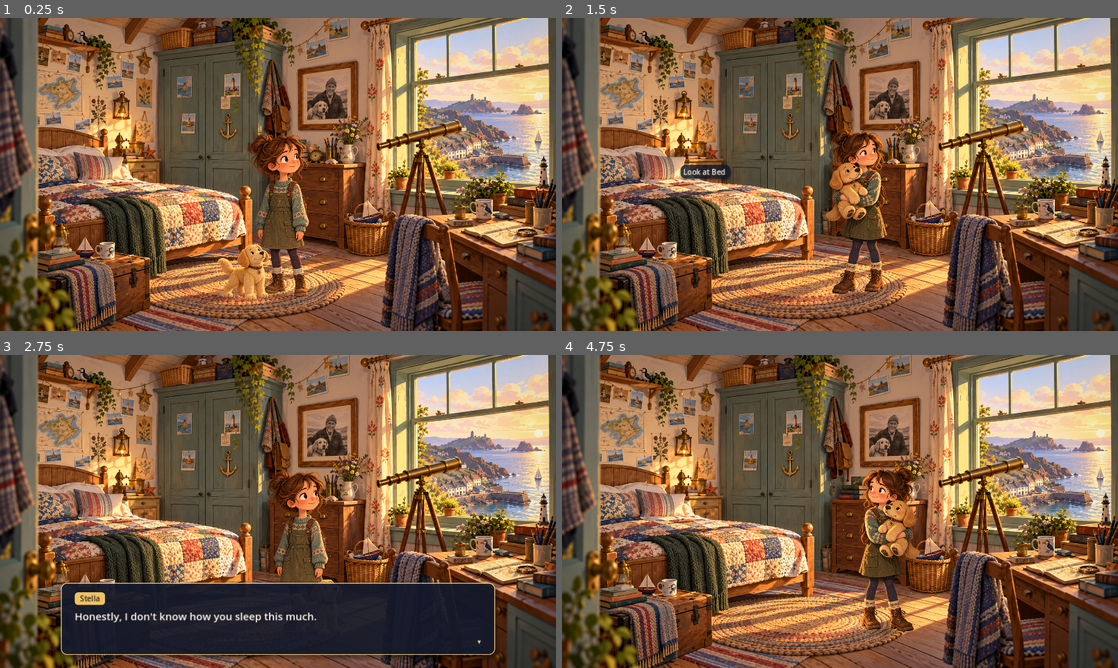
Above: before the commit, frames 1-4 (two rows, left to right).
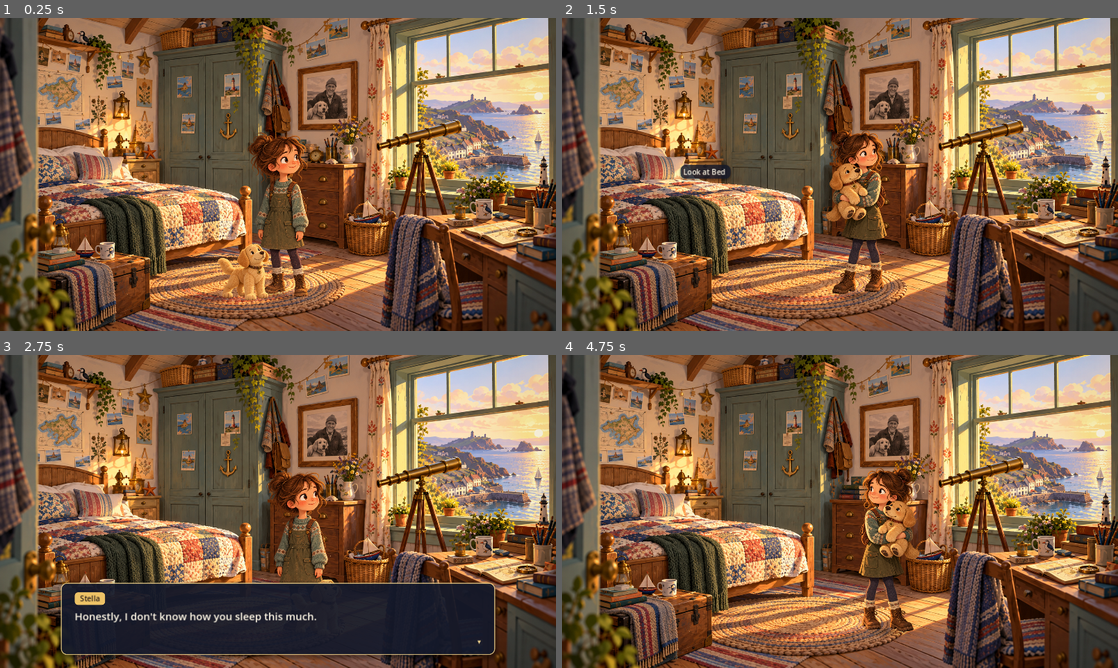
Above: after the commit, the same moments.

Repository: samjm000/Fellwell_island
Game: Godot game, scene res://scenes/rooms/stellas_room.tscn
Two runs of this game, one before a commit and one after it. Both use one fixed random seed, a clock stepped at 60 frames per second and the inputs below.
Inputs (mouse positions are in pixels of both pictures, inside the frame that each line leads up to):
- Up to frame 1 (0.25 s): no input
- Up to frame 2 (1.5 s): tap Enter at 0.5 s; move the mouse to (962, 158) at 0.52 s; hold E (interact) 0.53-1.28 s; hold D (move_right) from 0.53 s (still down); click (962, 158) at 0.67 s; tap Space (ui_select) at 0.77 s; move the mouse to (728, 190) at 1.27 s; tap E (interact) at 1.35 s
- Up to frame 3 (2.75 s): tap Space (ui_select) at 1.52 s; move the mouse to (333, 442) at 2.02 s; release D (move_right) at 2.03 s; hold A (move_left) from 2.03 s (still down); hold E (interact) from 2.03 s (still down)
- Up to frame 4 (4.75 s): tap Space (ui_select) at 2.75, 3.02, 3.77, 4.52 s; move the mouse to (812, 574) at 2.77 s; release A (move_left) at 2.78 s; release E (interact) at 2.78 s; hold D (move_right) 2.78-4.28 s; tap E (interact) at 2.85, 4.35 s; click (812, 574) at 2.92 s; move the mouse to (1006, 558) at 3.52 s; hold E (interact) 3.53-4.28 s; tap Enter at 4.25 s; move the mouse to (673, 464) at 4.27 s; hold A (move_left) from 4.28 s (still down)

The runs differ from the first frame. In frame 1, 0.9% of the frame differs, in the area x 39-56%, y 36-90%; in frame 2, 1.0%; in frame 3, 0.8%; in frame 4, 1.0%, in the area x 53-65%, y 35-88%.

Commit message:
feat: add perspective character scaling
A RoomPerspective node in Stella's room maps floor depth to a subtle scale:
0.92 at the back of the walkable area to 1.05 at the front (about 1.0 where
the art was sized). Stella's art and shadow scale about her feet, so she stays
planted, and the carried-Lemon overlay scales with her because it is inside
her art. Lemon on the floor is sized for where she sits, and her carried
hotspot follows Stella's scale. Rooms without a RoomPerspective keep authored
sizes.

Fixes found while testing depth:
- WalkableFloor insets the outline by Stella's real feet rectangle (which sits
  above her origin), so the back of the floor is reachable instead of ending
  paths 3 px inside the wall
- a click-walk that slides along a wall without getting closer to its waypoint
  now gives up after stuck_timeout instead of jittering forever

tests/run_tests.sh re-imports automatically when scripts or assets are newer
than the last import, so new class_names are registered.

Co-Authored-By: Claude Opus 5.5 <noreply@anthropic.com>

Diff:
--- a/scenes/rooms/stellas_room.tscn
+++ b/scenes/rooms/stellas_room.tscn
@@ -19,6 +19,7 @@
 [ext_resource type="Resource" path="res://data/dialogue/stellas_room/photograph.tres" id="17_photograph"]
 [ext_resource type="Script" path="res://scripts/rooms/walkable_floor.gd" id="18_walkable_floor"]
 [ext_resource type="Script" path="res://scripts/systems/point_and_click_input.gd" id="19_point_and_click"]
+[ext_resource type="Script" path="res://scripts/rooms/room_perspective.gd" id="20_room_perspective"]
 
 [sub_resource type="CanvasItemMaterial" id="CanvasItemMaterial_add"]
 blend_mode = 1
@@ -1423,6 +1424,9 @@
 day_occasional = PackedStringArray("gull", "room_creak")
 night_occasional = PackedStringArray("room_creak")
 
+[node name="Perspective" type="Node" parent="."]
+script = ExtResource("20_room_perspective")
+
 [node name="PointAndClick" type="Node" parent="." node_paths=PackedStringArray("player")]
 unique_name_in_owner = true
 script = ExtResource("19_point_and_click")
--- a/scripts/characters/stella.gd
+++ b/scripts/characters/stella.gd
@@ -10,8 +10,9 @@
 ## PlayerControl.keyboard_debug_enabled().
 ##
 ## Movement is tuned for a side-on adventure room: vertical movement is slower so
-## walking up/down reads as stepping into or out of the room. The node's origin is
-## at her feet so Y-sorting against furniture works.
+## walking up/down reads as stepping into or out of the room, and the room's
+## RoomPerspective makes her slightly smaller at the back. The node's origin is at
+## her feet so Y-sorting against furniture works and scaling keeps her planted.
 
 ## Re-emitted from the detector so UI can follow focus without reaching into Stella.
 signal focused_interactable_changed(interactable: Interactable)
@@ -26,7 +27,8 @@
 @export var footstep_sfx: StringName = &"footstep"
 ## Distance walked between footstep sounds.
 @export var footstep_spacing: float = 42.0
-## A click-walk that makes no progress for this long (blocked) gives up.
+## A click-walk that gets no closer to its next waypoint for this long (blocked)
+## gives up.
 @export var stuck_timeout: float = 0.3
 
 ## 1.0 when facing right, -1.0 when facing left.
@@ -42,9 +44,12 @@
 ## Used on arrival at the end of the current path, if any.
 var _pending_interactable: Interactable = null
 var _stuck_time: float = 0.0
+var _closest_to_waypoint: float = INF
 
 @onready var _art: CharacterArt = %Visual
 @onready var _interaction_detector: InteractionDetector = %InteractionDetector
+@onready var _shadow: Node2D = $Shadow
+@onready var _shadow_scale: Vector2 = _shadow.scale
 
 
 func _ready() -> void:
@@ -52,6 +57,7 @@
 	GameState.lemon_carried_changed.connect(_on_lemon_carried_changed)
 	PlayerControl.control_changed.connect(_on_control_changed)
 	_on_lemon_carried_changed(GameState.is_lemon_carried)
+	_update_depth_scale()
 
 
 ## Walks to the floor point nearest `world_point`. Returns false if there is no
@@ -103,10 +109,11 @@
 		var target_velocity := Vector2(keyboard_direction.x, keyboard_direction.y * depth_speed_scale) * walk_speed
 		velocity = velocity.move_toward(target_velocity, acceleration * delta)
 	move_and_slide()
+	_update_depth_scale()
 
 	var speed := get_real_velocity().length()
 	if is_walking():
-		_check_progress(speed, delta)
+		_check_progress(delta)
 	if absf(velocity.x) > 1.0:
 		facing = signf(velocity.x)
 	_art.is_moving = speed > 20.0
@@ -132,12 +139,14 @@
 	_path[_path.size() - 1] = destination
 	_path_index = 0
 	_stuck_time = 0.0
+	_closest_to_waypoint = INF
 	return true
 
 
 func _path_velocity(delta: float) -> Vector2:
 	while _path_index < _path.size() and global_position.distance_to(_path[_path_index]) < 0.5:
 		_path_index += 1
+		_closest_to_waypoint = INF
 	if _path_index >= _path.size():
 		_finish_path()
 		return Vector2.ZERO
@@ -155,8 +164,12 @@
 	return direction * speed
 
 
-func _check_progress(speed: float, delta: float) -> void:
-	if speed > 5.0:
+# Measured as distance to the waypoint rather than speed: sliding along a wall
+# can keep her moving without getting anywhere.
+func _check_progress(delta: float) -> void:
+	var distance := global_position.distance_to(_path[_path_index])
+	if distance < _closest_to_waypoint - 1.0:
+		_closest_to_waypoint = distance
 		_stuck_time = 0.0
 		return
 	_stuck_time += delta
@@ -186,6 +199,12 @@
 		target.trigger(self)
 
 
+func _update_depth_scale() -> void:
+	var depth := RoomPerspective.scale_for(self)
+	_art.depth_scale = depth
+	_shadow.scale = _shadow_scale * depth
+
+
 func _update_footsteps(distance: float) -> void:
 	if distance <= 0.01:
 		_distance_since_footstep = footstep_spacing * 0.6 # First step lands soon after starting.
--- a/scripts/interactables/lemon.gd
+++ b/scripts/interactables/lemon.gd
@@ -31,11 +31,17 @@
 		# Entering a room already carrying Lemon (future room transitions).
 		_carrier = get_tree().get_first_node_in_group("player") as Node2D
 	_on_lemon_carried_changed(GameState.is_lemon_carried)
+	if not GameState.is_lemon_carried:
+		_apply_floor_depth()
 
 
 func _physics_process(_delta: float) -> void:
 	if _carrier != null:
 		global_position = _carrier.global_position
+		# In Stella's arms she scales with Stella; keep the hotspot on her there.
+		var depth := RoomPerspective.scale_for(self)
+		_hotspot_node.position = carried_hotspot_offset * depth
+		_hotspot_node.scale = Vector2.ONE * depth
 
 
 func interact(actor: Node2D) -> void:
@@ -60,6 +66,15 @@
 	_carrier = null
 	global_position = actor.global_position + Vector2(put_down_offset.x * facing, put_down_offset.y)
 	GameState.is_lemon_carried = false
+	_apply_floor_depth()
+
+
+## On the floor she is sized for where she sits, like Stella.
+func _apply_floor_depth() -> void:
+	var depth := RoomPerspective.scale_for(self)
+	_visual.scale = Vector2.ONE * depth
+	_hotspot_node.position = Vector2.ZERO
+	_hotspot_node.scale = Vector2.ONE * depth
 
 
 func _on_lemon_carried_changed(is_carried: bool) -> void:
@@ -67,7 +82,6 @@
 	interaction_prompt = "Put down" if is_carried else "Pick up"
 	interaction_priority = -10 if is_carried else 0
 	prompt_offset = carried_prompt_offset if is_carried else _resting_prompt_offset
-	_hotspot_node.position = carried_hotspot_offset if is_carried else Vector2.ZERO
 	# Above anything Stella stands in front of, so clicking her arms means Lemon.
 	hotspot_priority = 10 if is_carried else 0
 	set_physics_process(is_carried)
--- /dev/null
+++ b/scripts/rooms/room_perspective.gd
@@ -0,0 +1,32 @@
+class_name RoomPerspective
+extends Node
+## How large characters appear at each depth of a room: slightly smaller at the
+## back of the floor, slightly larger at the front. Characters scale about their
+## feet, so they stay planted.
+##
+## Add one to a room and tune it there; characters find it through its group.
+## Rooms without one show characters at their authored size.
+
+const GROUP := &"room_perspective"
+
+## Floor y (feet) at the back of the walkable area, and the scale there.
+@export var far_y: float = 553.0
+@export var far_scale: float = 0.92
+## Floor y at the front of the walkable area, and the scale there.
+@export var near_y: float = 704.0
+@export var near_scale: float = 1.05
+
+
+func _enter_tree() -> void:
+	add_to_group(GROUP)
+
+
+## Scale for feet at `y`, clamped to the far/near range.
+func scale_at(y: float) -> float:
+	return lerpf(far_scale, near_scale, clampf(inverse_lerp(far_y, near_y, y), 0.0, 1.0))
+
+
+## The perspective of the room `node` is in; 1.0 everywhere if it has none.
+static func scale_for(node: Node2D) -> float:
+	var perspective := node.get_tree().get_first_node_in_group(GROUP) as RoomPerspective
+	return perspective.scale_at(node.global_position.y) if perspective != null else 1.0
--- a/scripts/rooms/walkable_floor.gd
+++ b/scripts/rooms/walkable_floor.gd
@@ -12,9 +12,9 @@
 
 ## The room's walkable outline (a CollisionPolygon2D in segments mode).
 @export var outline: CollisionPolygon2D
-## Half the size of the walker's feet collision. The outline is inset by this
-## (horizontally and vertically) so a path never leads into a wall.
-@export var footprint_half_extents: Vector2 = Vector2(28, 7)
+## The walker's feet collision, relative to their origin (match Stella's
+## FeetCollision). The outline is inset by it so a path never leads into a wall.
+@export var footprint: Rect2 = Rect2(-28, -14, 56, 14)
 ## Extra clearance beyond the footprint.
 @export var edge_margin: float = 3.0
 
@@ -24,7 +24,7 @@
 		return
 	var to_local := global_transform.affine_inverse() * outline.global_transform
 	var points := to_local * outline.polygon
-	navigation_polygon = build_navigation_polygon(inset_outline(points, footprint_half_extents, edge_margin))
+	navigation_polygon = build_navigation_polygon(inset_outline(points, footprint, edge_margin))
 
 
 static func build_navigation_polygon(walkable: PackedVector2Array) -> NavigationPolygon:
@@ -36,10 +36,12 @@
 	return navigation
 
 
-## Shrinks `points` so a box of `half_extents` centred anywhere inside the result
-## stays (approximately) inside the original. Offsetting is isotropic, so the
-## polygon is squashed to make the box square, offset, and stretched back.
-static func inset_outline(points: PackedVector2Array, half_extents: Vector2, margin: float) -> PackedVector2Array:
+## The origins at which `box` (relative to the origin) stays, approximately, inside
+## `points`. Offsetting is isotropic, so the polygon is squashed to make the box
+## square, offset by its half size, stretched back, then shifted for the box's
+## offset from the origin.
+static func inset_outline(points: PackedVector2Array, box: Rect2, margin: float) -> PackedVector2Array:
+	var half_extents := box.size * 0.5
 	var squash := Vector2(1.0, half_extents.x / maxf(half_extents.y, 0.001))
 	var squashed := PackedVector2Array()
 	for point in points:
@@ -50,5 +52,5 @@
 			largest = candidate
 	var result := PackedVector2Array()
 	for point in largest:
-		result.append(point / squash)
+		result.append(point / squash - box.get_center())
 	return result
--- /dev/null
+++ b/tests/test_perspective.gd
@@ -0,0 +1,65 @@
+extends "res://tests/framework/test_case.gd"
+## Perspective scaling: smaller at the back of the room, larger at the front,
+## feet planted, and Lemon scaling with Stella.
+
+
+func perspective() -> RoomPerspective:
+	return room.get_node("Perspective")
+
+
+func art() -> CharacterArt:
+	return stella.get_node("%Visual")
+
+
+func walk_to_and_wait(point: Vector2) -> void:
+	await click_world(point)
+	await wait_for_walk_end()
+
+
+func test_scale_follows_depth() -> void:
+	var p := perspective()
+	check(p.far_scale < 1.0 and p.near_scale > 1.0, "back is smaller and front larger than authored size")
+	check(p.near_scale - p.far_scale <= 0.2, "the effect is subtle")
+	check_eq(p.scale_at(p.far_y - 100.0), p.far_scale, "clamped behind the floor")
+	check_eq(p.scale_at(p.near_y + 100.0), p.near_scale, "clamped in front of the floor")
+
+	await walk_to_and_wait(Vector2(640, 700))
+	var front := art().depth_scale
+	await walk_to_and_wait(Vector2(700, 556))
+	var back := art().depth_scale
+	check(back < front, "Stella is smaller at the back (%.3f) than the front (%.3f)" % [back, front])
+	check(absf(back - p.scale_at(stella.global_position.y)) < 0.001, "her scale matches the room's perspective")
+	check(is_equal_approx(art().scale.y, back), "the art node carries the depth scale")
+	check(is_equal_approx(absf(art().scale.x), back), "uniformly (no squash)")
+
+
+func test_feet_stay_planted() -> void:
+	await walk_to_and_wait(Vector2(700, 556))
+	check_eq(art().position, Vector2.ZERO, "art origin stays at Stella's feet")
+	var sprite := art().get_node_or_null("Art") as AnimatedSprite2D
+	if sprite != null:
+		var texture := sprite.sprite_frames.get_frame_texture(sprite.animation, 0)
+		# The painting's feet: its bottom centre, less the authored alignment nudge.
+		var feet_local := sprite.offset - art().art_offset + Vector2(texture.get_width() * 0.5, texture.get_height())
+		var feet_world := sprite.get_global_transform() * feet_local
+		check_near(feet_world, stella.global_position, 0.5, "the painted feet stay on Stella's origin when scaled")
+
+
+func test_lemon_scales_with_stella() -> void:
+	var lemon := interactable("Lemon")
+	var floor_visual: Node2D = lemon.get_node("%Visual")
+	check(absf(floor_visual.scale.x - perspective().scale_at(lemon.global_position.y)) < 0.001,
+			"floor Lemon is sized for where she sits")
+
+	await interact_with(lemon)
+	await advance_dialogue()
+	var overlay: Node2D = art().carried_overlay
+	check(overlay.get_parent() == art(), "the carried-Lemon overlay is inside Stella's scaled art")
+	await walk_to_and_wait(Vector2(700, 556))
+	var hotspot: Node2D = lemon.get_node("%Hotspot")
+	check(absf(hotspot.scale.x - art().depth_scale) < 0.001, "carried Lemon's hotspot scales with Stella")
+
+	await interact_with(lemon) # Put her down at the back of the room.
+	await advance_dialogue()
+	check(absf(floor_visual.scale.x - perspective().scale_at(lemon.global_position.y)) < 0.001,
+			"put-down Lemon is sized for her new spot")
Not shown, changed: tests/run_tests.sh
